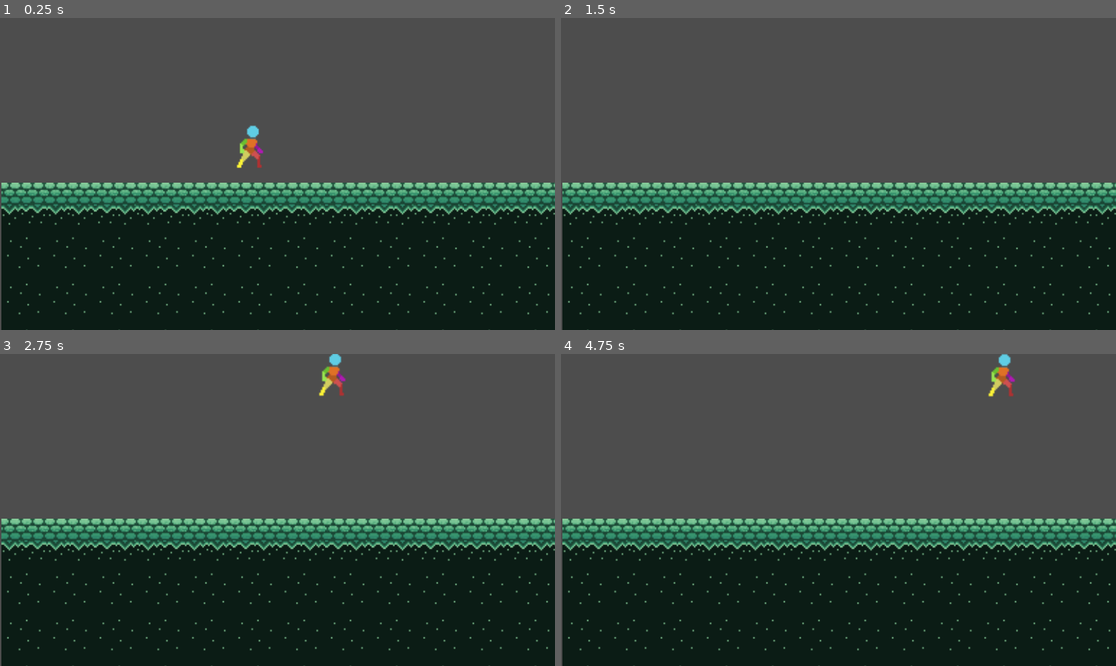
Above: before the commit, frames 1-4 (two rows, left to right).
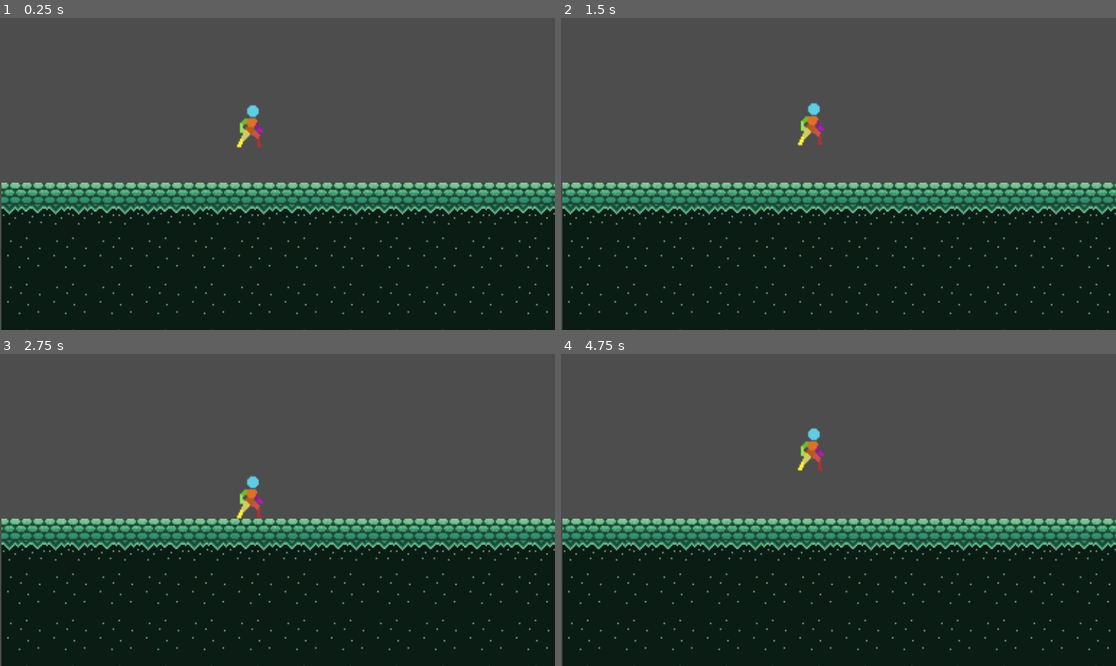
Above: after the commit, the same moments.

Repository: DeanLemans/2d-platformer-godot
Game: Godot game, scene res://Levels/test_level.tscn
Same seed, same stepped clock (60 frames per second), same inputs: the game is played once before the commit and once after it. Before the commit the project has no main scene; this scene is started directly in both runs.
Inputs:
- Up to frame 1 (0.25 s): no input
- Up to frame 2 (1.5 s): tap Enter (ui_accept) at 0.5, 0.6 s; hold Right (ui_right) from 0.53 s (still down); tap Space (jump, bound only after the commit) at 0.77, 0.8, 1.07, 1.35 s
- Up to frame 3 (2.75 s): tap Space (jump, bound only after the commit) at 1.52, 1.82, 2.3 s; tap Enter (ui_accept) at 1.55, 2.1 s; release Right (ui_right) at 2.03 s; hold Left (ui_left) from 2.03 s (still down)
- Up to frame 4 (4.75 s): release Left (ui_left) at 2.78 s; hold Right (ui_right) 2.78-4.28 s; tap Enter (ui_accept) at 2.85, 4.35 s; tap Space (jump, bound only after the commit) at 3.02, 3.32, 3.6, 3.77, 4.07, 4.52 s; hold Left (ui_left) from 4.28 s (still down)

The runs differ from the first frame. In frame 1, 0.6% of the frame differs, in the area x 42-48%, y 27-49%; in frame 2, 0.3%; in frame 3, 0.7%; in frame 4, 0.7%, in the area x 42-82%, y 0-38%.

Commit message:
minimum age checker done

Diff:
--- a/Character/player.gd
+++ b/Character/player.gd
@@ -1,8 +1,8 @@
 extends CharacterBody2D
 # template did not make myself.
 
-@export var speed : float = 300.0
-@export var JUMP_VELOCITY : float = -400.0
+@export var speed : float = 250.0
+@export var jump_velocity : float = -200.0
 
 # Get the gravity from the project settings to be synced with RigidBody nodes.
 var gravity = ProjectSettings.get_setting("physics/2d/default_gravity")
@@ -14,12 +14,12 @@
 		velocity.y += gravity * delta
 
 	# Handle Jump.
-	if Input.is_action_just_pressed("ui_accept") and is_on_floor():
-		velocity.y = JUMP_VELOCITY
+	if Input.is_action_just_pressed("jump") and is_on_floor():
+		velocity.y = jump_velocity
 
 	# Get the input direction and handle the movement/deceleration.
 	# As good practice, you should replace UI actions with custom gameplay actions.
-	var direction = Input.get_axis("ui_left", "ui_right")
+	var direction = Input.get_axis("left", "right")
 	if direction:
 		velocity.x = direction * speed
 	else:
--- a/Levels/test_level.tscn
+++ b/Levels/test_level.tscn
@@ -223,3 +223,4 @@
 
 [node name="Player" parent="." instance=ExtResource("2_jx2wt")]
 position = Vector2(-147, -75)
+jump_velocity = -230.0
--- a/project.godot
+++ b/project.godot
@@ -11,6 +11,7 @@
 [application]
 
 config/name="2d platformer"
+run/main_scene="res://Levels/test_level.tscn"
 config/features=PackedStringArray("4.1", "Mobile")
 config/icon="res://icon.svg"
 
@@ -18,6 +19,38 @@
 
 window/stretch/scale=3.0
 
+[input]
+
+up={
+"deadzone": 0.5,
+"events": [Object(InputEventKey,"resource_local_to_scene":false,"resource_name":"","device":-1,"window_id":0,"alt_pressed":false,"shift_pressed":false,"ctrl_pressed":false,"meta_pressed":false,"pressed":false,"keycode":0,"physical_keycode":87,"key_label":0,"unicode":119,"echo":false,"script":null)
+]
+}
+down={
+"deadzone": 0.5,
+"events": [Object(InputEventKey,"resource_local_to_scene":false,"resource_name":"","device":-1,"window_id":0,"alt_pressed":false,"shift_pressed":false,"ctrl_pressed":false,"meta_pressed":false,"pressed":false,"keycode":0,"physical_keycode":83,"key_label":0,"unicode":115,"echo":false,"script":null)
+]
+}
+left={
+"deadzone": 0.5,
+"events": [Object(InputEventKey,"resource_local_to_scene":false,"resource_name":"","device":-1,"window_id":0,"alt_pressed":false,"shift_pressed":false,"ctrl_pressed":false,"meta_pressed":false,"pressed":false,"keycode":0,"physical_keycode":65,"key_label":0,"unicode":97,"echo":false,"script":null)
+]
+}
+right={
+"deadzone": 0.5,
+"events": [Object(InputEventKey,"resource_local_to_scene":false,"resource_name":"","device":-1,"window_id":0,"alt_pressed":false,"shift_pressed":false,"ctrl_pressed":false,"meta_pressed":false,"pressed":false,"keycode":0,"physical_keycode":68,"key_label":0,"unicode":100,"echo":false,"script":null)
+]
+}
+jump={
+"deadzone": 0.5,
+"events": [Object(InputEventKey,"resource_local_to_scene":false,"resource_name":"","device":-1,"window_id":0,"alt_pressed":false,"shift_pressed":false,"ctrl_pressed":false,"meta_pressed":false,"pressed":false,"keycode":0,"physical_keycode":32,"key_label":0,"unicode":32,"echo":false,"script":null)
+]
+}
+
+[physics]
+
+2d/default_gravity=555.0
+
 [rendering]
 
 renderer/rendering_method="mobile"
